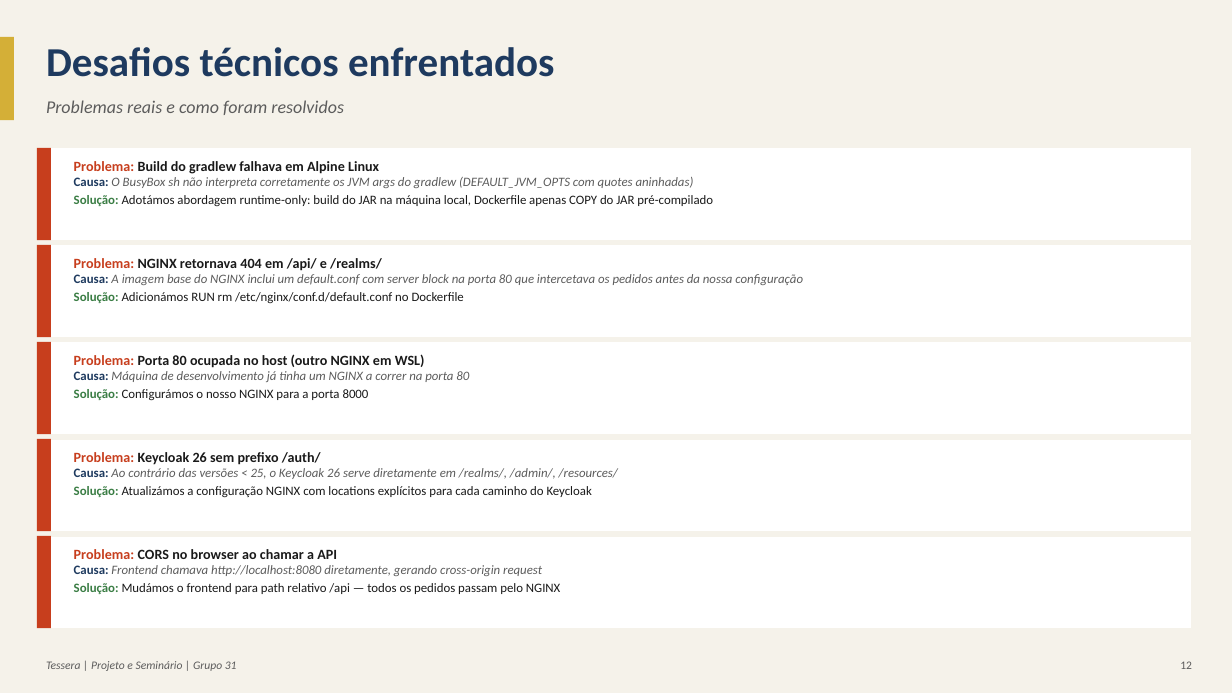
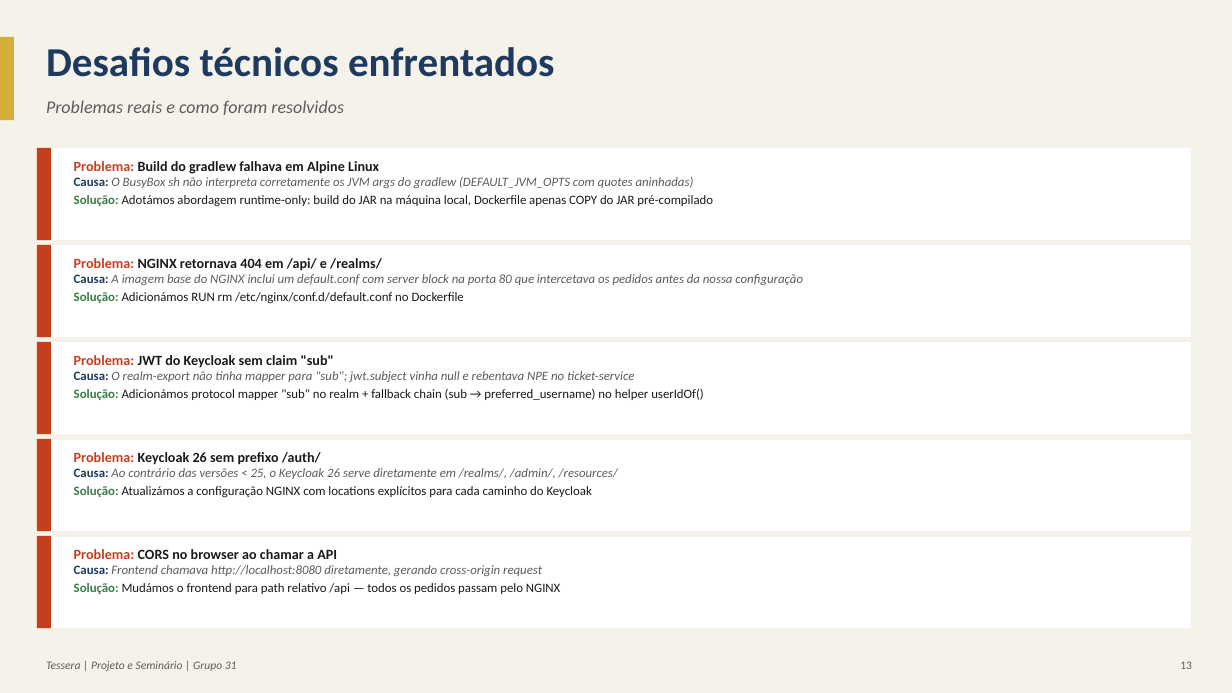
Before and after one commit to bruno-pinto-git/tessera, a slide deck: slide 13 of docs/apG31.pptx (slide 12 before the commit). Drawn at 1232x693 pixels with LibreOffice and Linux fonts; fonts in the diff are those of the drawing. Boxes give left, top, right and bottom in pixels: in the first picture for what was removed or moved away, otherwise in the second. Text is boxed around its words. In the diff, an @@ line names an element or a change of style, - is before the commit and + after.

```diff
--- a/docs/apG31.pptx
+++ b/docs/apG31.pptx
@@ text at (74,355,704,400): text changed @@
-Problema: Porta 80 ocupada no host (outro NGINX em WSL)
-Causa: Máquina de desenvolvimento já tinha um NGINX a correr na porta 80
-Solução: Configurámos o nosso NGINX para a porta 8000
+Problema: JWT do Keycloak sem claim "sub"
+Causa: O realm-export não tinha mapper para "sub"; jwt.subject vinha null e rebentava NPE no ticket-service
+Solução: Adicionámos protocol mapper "sub" no realm + fallback chain (sub → preferred_username) no helper userIdOf()
```
Also in this commit, not shown: 7 other slides changed, 1 slide added, 1 other file.
